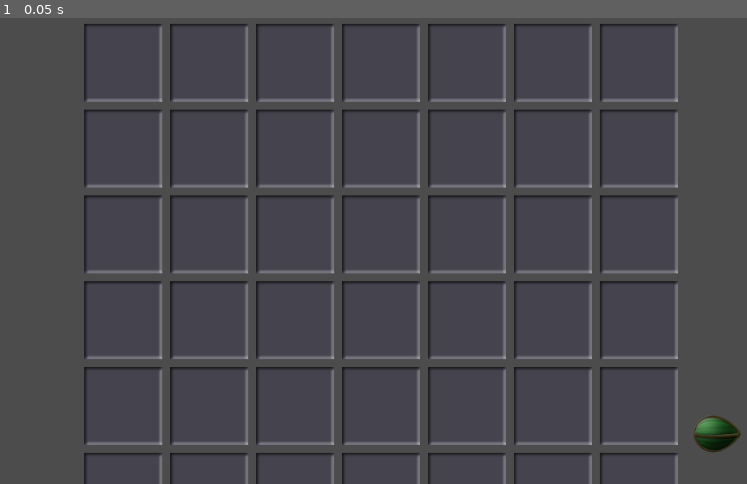
Above: before the commit, frame 1.
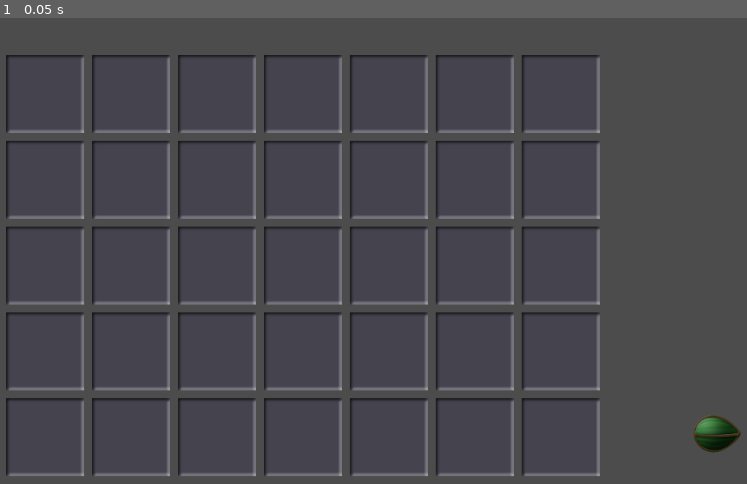
Above: after the commit, the same moment.

Repository: vibrunazo/godot-ttt
Game: Godot game, scene res://scenes/main.tscn
Same seed, same stepped clock (60 frames per second), same inputs: the game is played once before the commit and once after it.
Inputs:
- Up to frame 1 (0.05 s): no input

The runs differ from the first frame. In frame 1, 15% of the frame differs, in the area x 0-91%, y 1-100%.

Commit message:
show grid preview on editor

Diff:
--- /dev/null
+++ b/scenes/UIFrame.gd
@@ -0,0 +1,41 @@
+tool
+extends Sprite
+
+
+# Declare member variables here. Examples:
+# var a = 2
+# var b = "text"
+
+
+# Called when the node enters the scene tree for the first time.
+func _ready():
+	if !Engine.editor_hint:
+		queue_free()
+		return
+	var grid: Grid = get_owner()
+	var size := Vector2(
+		(grid.width )*grid.tile_size.x + grid.offset*(grid.width -1)*0.5,
+		(grid.height)*grid.tile_size.y + grid.offset*(grid.height-1)*0.5
+	)
+
+	var center := Vector2(
+		grid.position.x + grid.start_pos.x + (size.x - grid.tile_size.x)/2,
+		grid.position.y + grid.start_pos.y + (size.y - grid.tile_size.y)/2
+	)
+	print("size: %s" % size)
+	print("center: %s" % center)
+	position = center
+	var sprite_size := Vector2(400, 400)
+	scale = Vector2(size.x/sprite_size.x, size.y/sprite_size.y)
+
+
+
+# Called every frame. 'delta' is the elapsed time since the previous frame.
+#func _process(delta):
+#	if Engine.editor_hint:
+##		rotation_degrees += 180 * delta
+#		var grid: Grid = get_owner()
+#		var center = Vector2(grid.position.x, grid.position.y)
+#		scale = Vector2(grid.width, grid.height)
+##	else:
+#		rotation_degrees -= 180 * delta
--- a/scenes/grid.gd
+++ b/scenes/grid.gd
@@ -51,6 +51,7 @@
 	var new_tile = tile_scene.instance()
 	new_tile.position = pos
 	add_child(new_tile)
+	print('added tile at %s' % pos)
 
 func build_piece_at_tile(tile: Vector2, type: String, level: int = 1):
 	var pos = grid_to_pixel(tile.x, tile.y)
--- a/scenes/grid.tscn
+++ b/scenes/grid.tscn
@@ -1,11 +1,18 @@
-[gd_scene load_steps=2 format=2]
+[gd_scene load_steps=4 format=2]
 
 [ext_resource path="res://scenes/grid.gd" type="Script" id=1]
+[ext_resource path="res://assets/grid.png" type="Texture" id=2]
+[ext_resource path="res://scenes/UIFrame.gd" type="Script" id=3]
 
 [node name="grid" type="Node2D"]
 script = ExtResource( 1 )
 
-[node name="Sprite" type="Sprite" parent="."]
+[node name="UIFrame" type="Sprite" parent="."]
+modulate = Color( 1, 1, 1, 0.392157 )
+position = Vector2( 350, 250 )
+scale = Vector2( 0.5, 0.5 )
+texture = ExtResource( 2 )
+script = ExtResource( 3 )
 
 [node name="TimerPause" type="Timer" parent="."]
 
--- a/scenes/main.tscn
+++ b/scenes/main.tscn
@@ -11,7 +11,7 @@
 width = 7
 height = 7
 tile_size = Vector2( 100, 100 )
-start_pos = Vector2( 200, 60 )
+start_pos = Vector2( 100, 100 )
 
 [node name="UI" type="CanvasLayer" parent="."]
 
